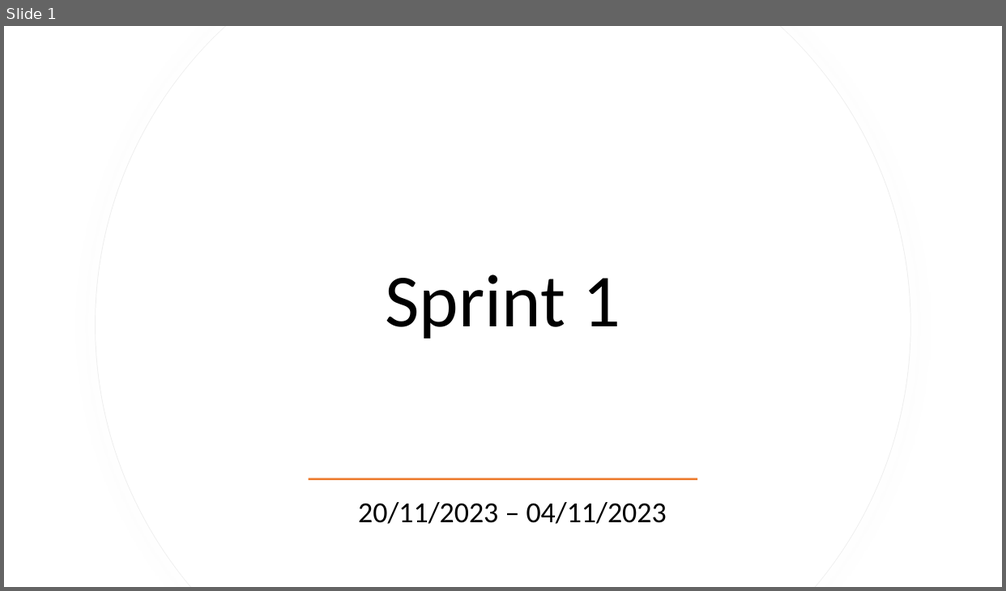
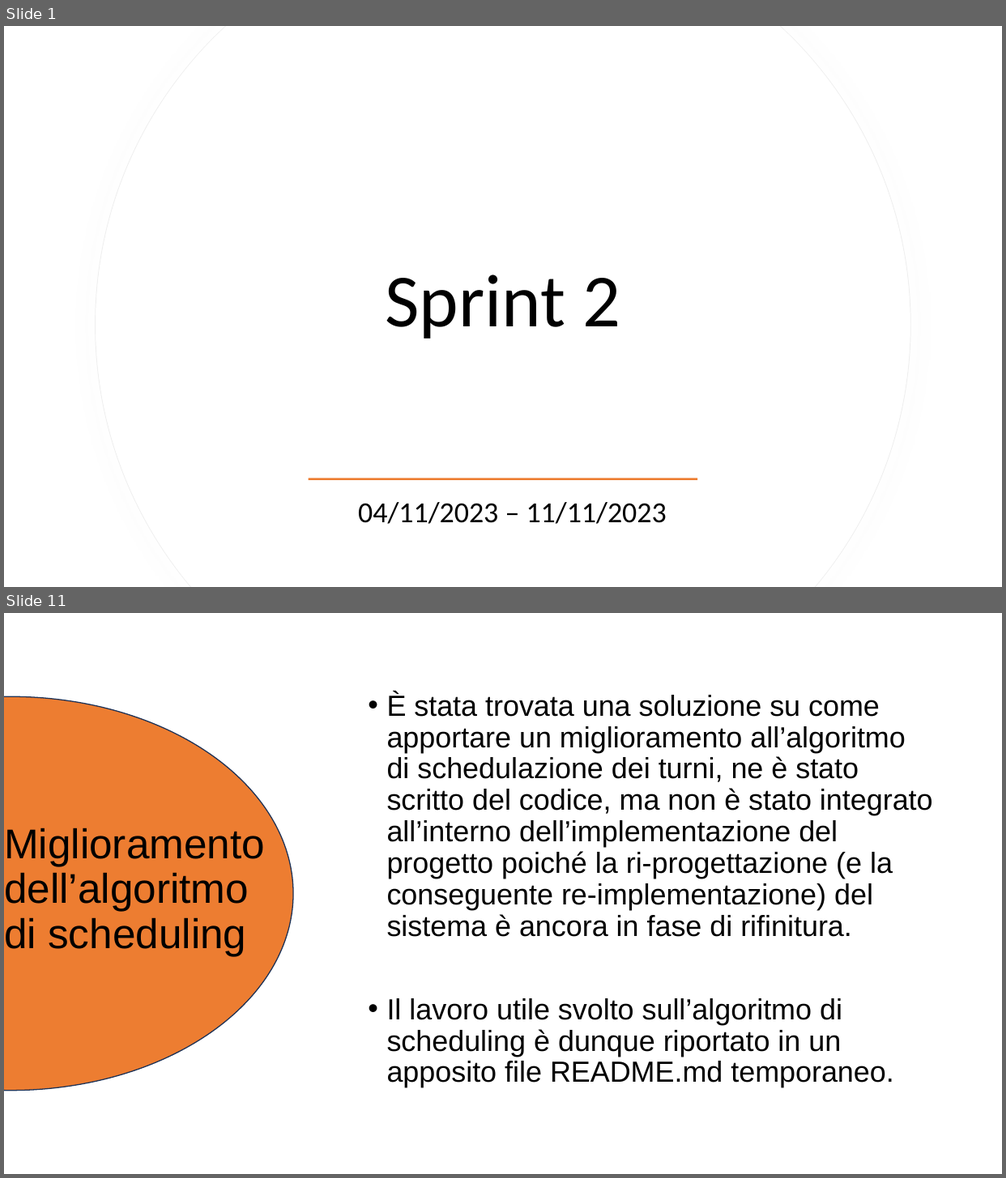
Before and after one commit to CSW-Teams/MS3-docs, a slide deck: Scrumtastic/Sprint2/Sprint2.pptx. Shown one above the other, each under a label of ours: slide 1 before the commit, slides 1 and 11 after it; the slides between them are not shown. The pictures are 1006x591 and 1006x1178 pixels, drawn with LibreOffice and Linux fonts; fonts in the diff are those of the drawing. Boxes give left, top, right and bottom in pixels: in the first picture for what was removed or moved away, otherwise in the second. Text is boxed around its words. In the diff, an @@ line names an element or a change of style, - is before the commit and + after.

Commit message:
sprint 2 powerPoint

```diff
--- a/Scrumtastic/Sprint2/Sprint2.pptx
+++ b/Scrumtastic/Sprint2/Sprint2.pptx
@@ slide 11 added at (x1=4, y1=613, x2=1002, y2=1174), background #FFFFFF @@
@@ ellipse added at (x1=4, y1=697, x2=293, y2=1091), fill #ED7D31, outline #1E3256 1 pt @@
@@ text added at (x1=387, y1=693, x2=933, y2=1088), 28 pt, text #000000 @@
+• È stata trovata una soluzione su come apportare un miglioramento all’algoritmo di schedulazione dei turni, ne è stato scritto del codice, ma non è stato integrato all’interno dell’implementazione del progetto poiché la ri-progettazione (e la conseguente re-implementazione) del sistema è ancora in fase di rifinitura.
+• Il lavoro utile svolto sull’algoritmo di scheduling è dunque riportato in un apposito file README.md temporaneo.
@@ title added at (x1=4, y1=828, x2=265, y2=956), 40 pt, text #000000 @@
+Miglioramento dell’algoritmo di scheduling
@@ slide 1 changed as well @@
@@ title at (x1=386, y1=275, x2=620, y2=339): text changed @@
-Sprint 1
+Sprint 2
@@ subtitle at (x1=358, y1=502, x2=667, y2=524): text changed @@
-20/11/2023 – 04/11/2023
+04/11/2023 – 11/11/2023
```
Also in this commit, not shown: 2 other slides changed, 22 other slides added, 15 slides removed.
